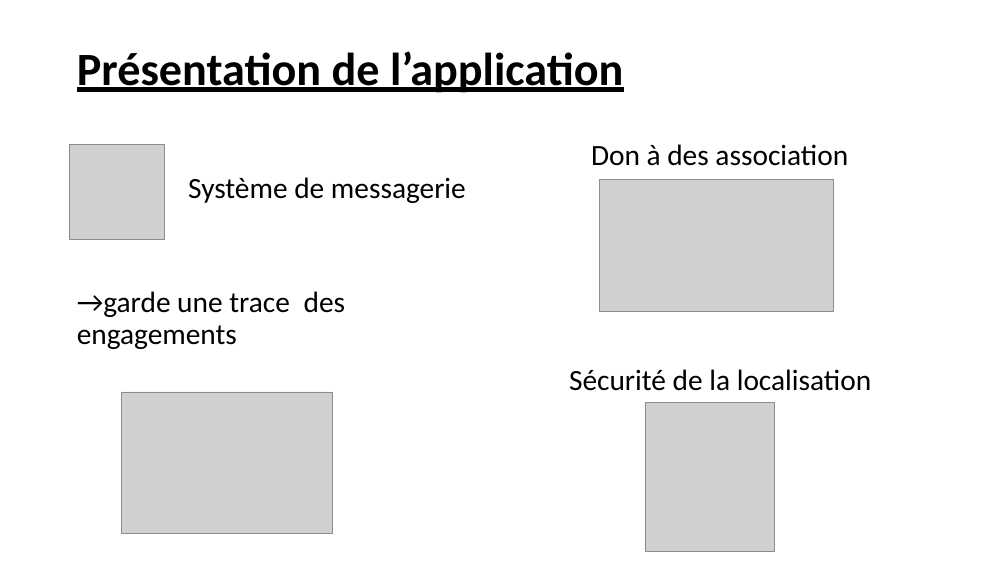
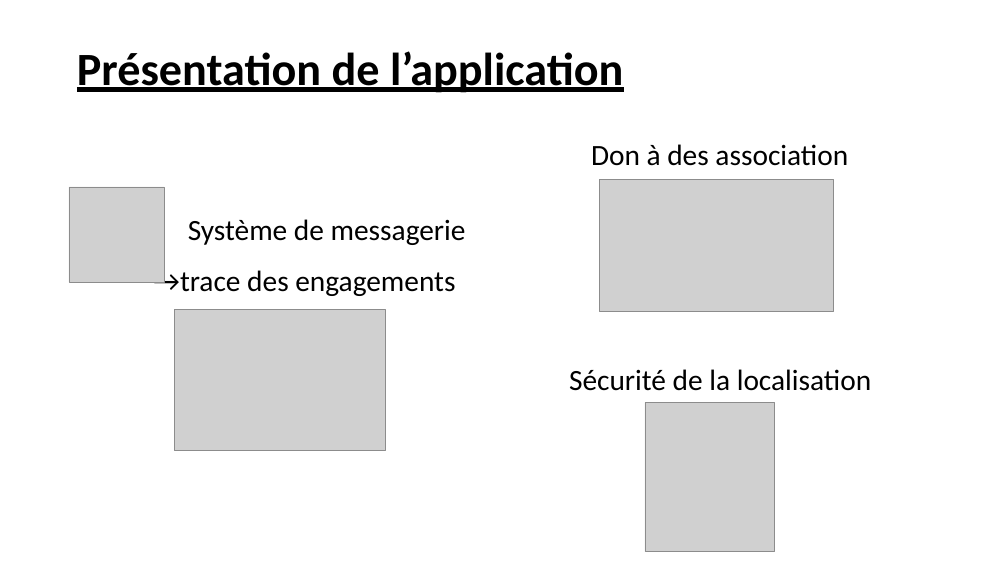
Before and after one commit to AurelieDemure/Opti-Fruits, a slide deck: slide 2 of Présentation orale pour le 22 Octobre/Présentation_Application_PPII.pptx (slide 4 before the commit). Drawn at 1008x567 pixels with LibreOffice and Linux fonts; fonts in the diff are those of the drawing; grey boxes stand for pictures. Boxes give left, top, right and bottom in pixels: in the first picture for what was removed or moved away, otherwise in the second. Text is boxed around its words. In the diff, an @@ line names an element or a change of style, - is before the commit and + after.

```diff
--- a/Présentation orale pour le 22 Octobre/Présentation_Application_PPII.pptx
+++ b/Présentation orale pour le 22 Octobre/Présentation_Application_PPII.pptx
@@ picture: place and size @@
-picture at bbox=[70, 144, 165, 240]
+picture at bbox=[69, 187, 164, 282]
@@ text "Système de messagerie": place and size @@
-text "Système de messagerie" at bbox=[188, 177, 466, 203]
+text "Système de messagerie" at bbox=[188, 219, 466, 245]
@@ text at bbox=[153, 267, 455, 296]: text changed @@
-→garde une trace des engagements
+→trace des engagements
@@ picture: place and size @@
-picture at bbox=[122, 392, 333, 533]
+picture at bbox=[175, 310, 386, 451]
```
Also in this commit, not shown: 1 other slide changed, 2 slides removed.
